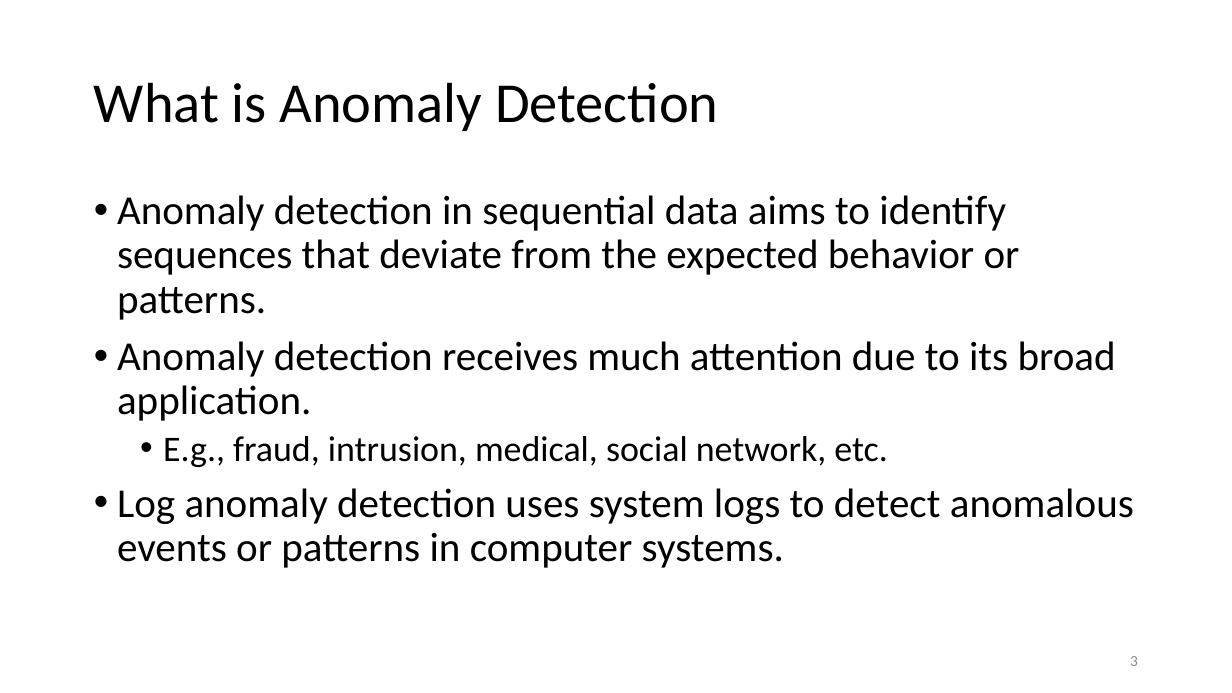
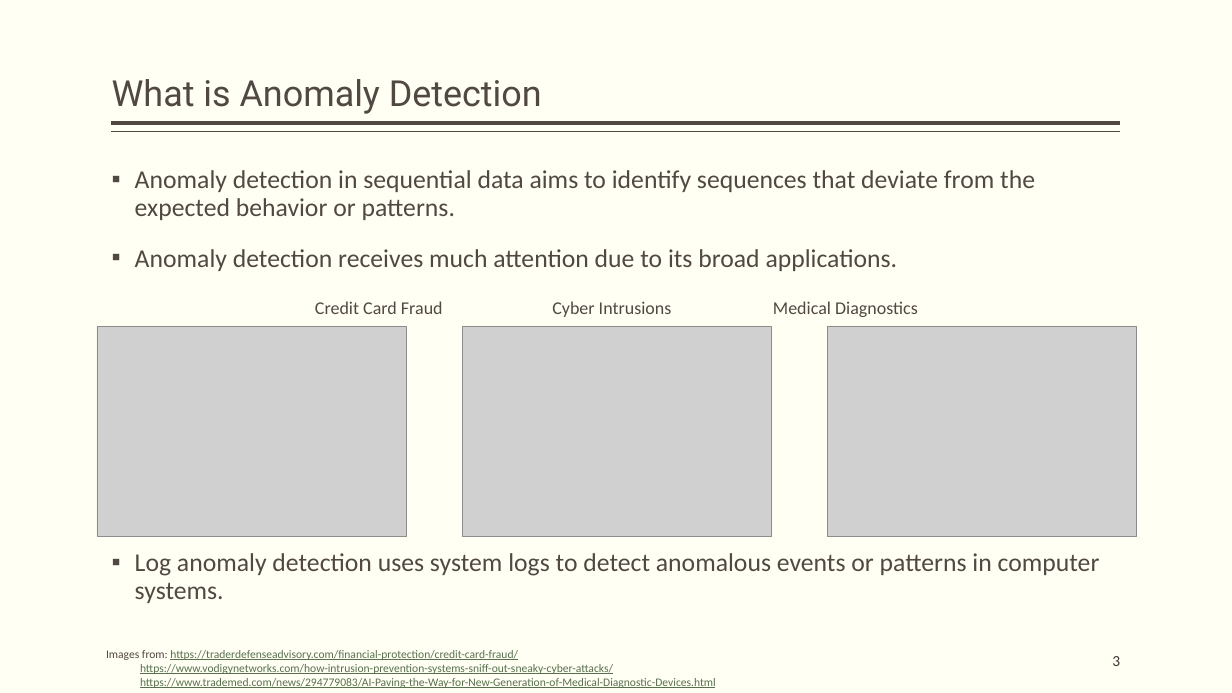
Before and after one commit to hanxiao0607/others, a slide deck: slide 3 of InterpretableSAD.pptx. Drawn at 1232x693 pixels with LibreOffice and Linux fonts; fonts in the diff are those of the drawing; grey boxes stand for pictures. Boxes give left, top, right and bottom in pixels: in the first picture for what was removed or moved away, otherwise in the second. Text is boxed around its words. In the diff, an @@ line names an element or a change of style, - is before the commit and + after.

```diff
--- a/InterpretableSAD.pptx
+++ b/InterpretableSAD.pptx
@@ background #FFFFFF to #FFFFF3 @@
@@ title "What is Anomaly Detection": place and size @@
-title "What is Anomaly Detection" at <box>94,82,719,131</box>
+title "What is Anomaly Detection" at <box>112,79,542,114</box>
@@ title "What is Anomaly Detection" at <box>112,79,542,114</box>: size 44 to 28 pt, font Calibri to Roboto, text colour #000000 to #514843; vertical alignment middle to bottom @@
@@ line added from (1121, 123) to (112, 123), #514843 3 pt @@
@@ line added from (1121, 132) to (112, 132), #514843 1 pt @@
@@ text "Anomaly detection in sequential data ...": place and size @@
-text "Anomaly detection in sequential data ..." at <box>117,195,1134,568</box>
+text "Anomaly detection in sequential data ..." at <box>135,170,1100,603</box>
@@ text at <box>135,170,1100,603</box>: size 32 to 20 pt, text colour #000000 to #514843 in "Anomaly detection in sequential data aims to ...", "Log anomaly detection uses system logs to ..."; bullet • to ▪; more space between paragraphs @@
@@ text at <box>135,249,898,271</box>: text changed; size 32 to 20 pt; text colour #000000 to #514843 @@
-• Anomaly detection receives much attention due to its broad application.
-  • E.g., fraud, intrusion, medical, social network, etc.
+▪ Anomaly detection receives much attention due to its broad applications.
@@ picture added at <box>97,327,406,537</box> @@
@@ text added at <box>315,301,918,317</box>, 14 pt, text #514843 @@
+Credit Card Fraud Cyber Intrusions Medical Diagnostics
@@ picture added at <box>462,327,771,537</box> @@
@@ picture added at <box>827,327,1136,537</box> @@
@@ text added at <box>106,650,716,688</box>, 9 pt, text #59704F, underline @@
+Images from: https://traderdefenseadvisory.com/financial-protection/credit-card-fraud/
+https://www.vodigynetworks.com/how-intrusion-prevention-systems-sniff-out-sneaky-cyber-attacks/
+https://www.trademed.com/news/294779083/AI-Paving-the-Way-for-New-Generation-of-Medical-Diagnostic-Devices.html
@@ page number: place and size @@
-page number at <box>1130,656,1138,666</box>
+page number at <box>1112,656,1120,666</box>
@@ page number at <box>1112,656,1120,666</box>: text colour #8C8C8C to #3D3632 @@
```
Also in this commit, not shown: 25 other slides changed, 5 slides added, 5 slides removed, 1 other file.
